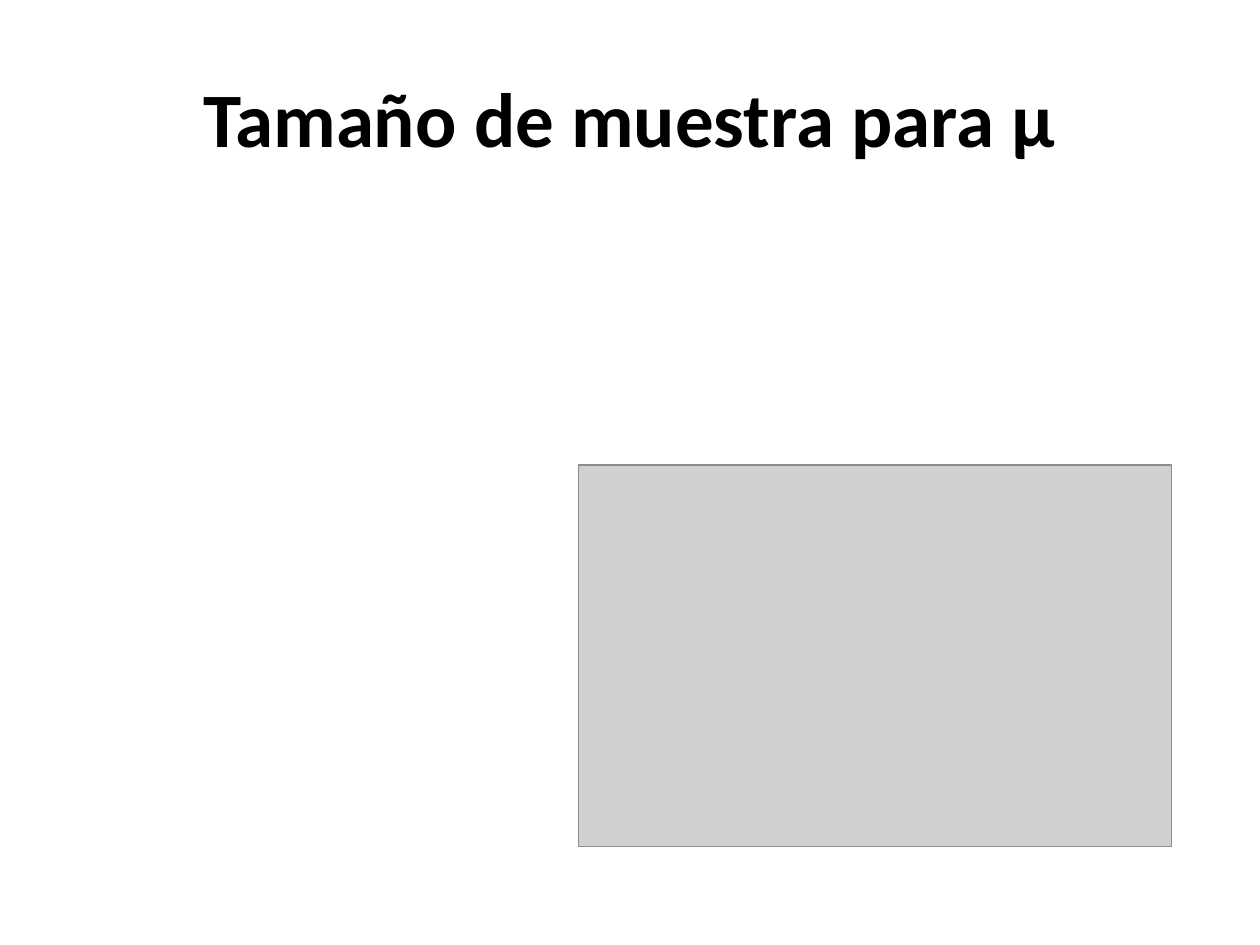
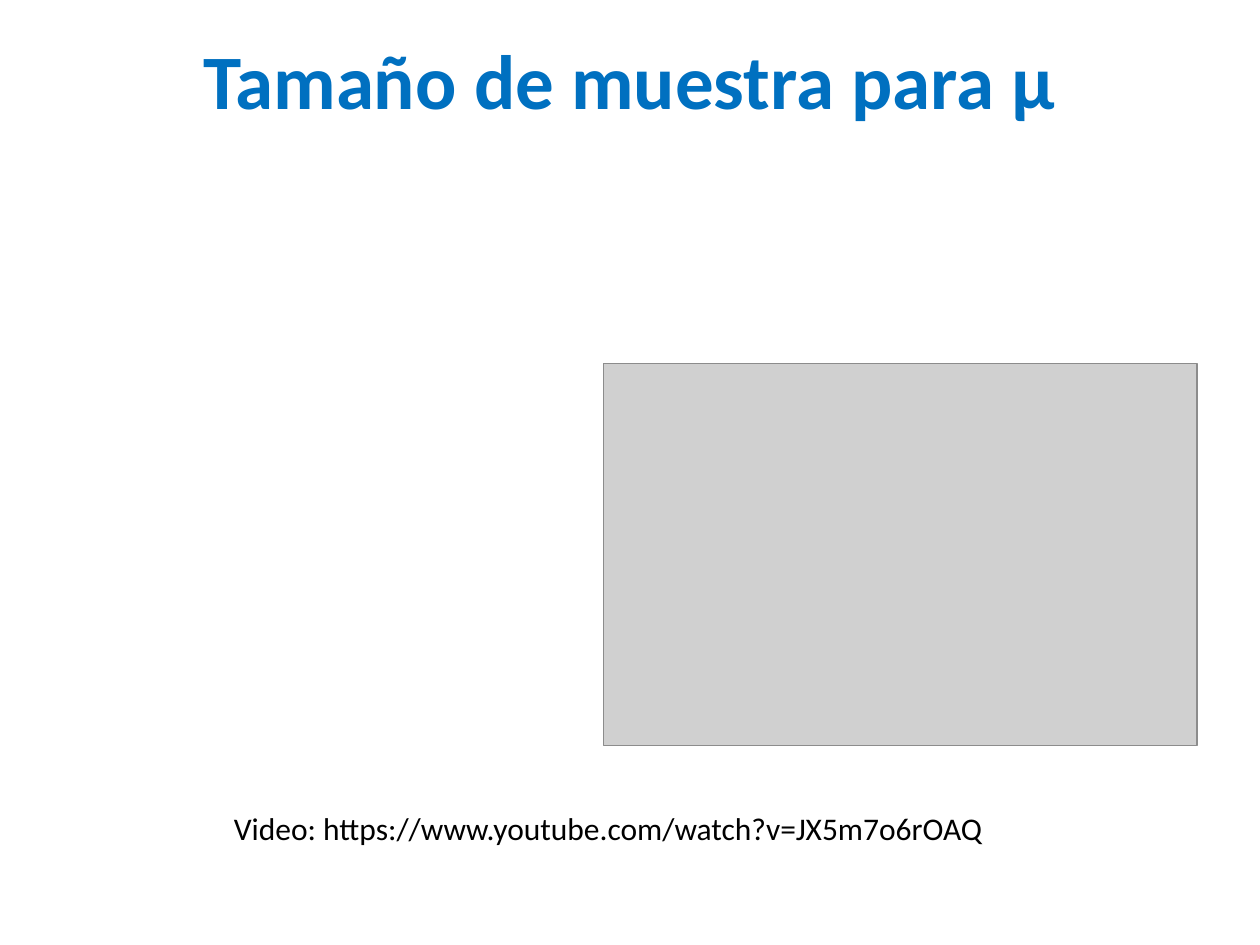
Before and after one commit to estadisticaITM/estadisticaITM.github.io, a slide deck: slide 20 of Tamaños de muestra.pptx (slide 19 before the commit). Drawn at 1260x945 pixels with LibreOffice and Linux fonts; fonts in the diff are those of the drawing; grey boxes stand for pictures. Boxes give left, top, right and bottom in pixels: in the first picture for what was removed or moved away, otherwise in the second. Text is boxed around its words. In the diff, an @@ line names an element or a change of style, - is before the commit and + after.

```diff
--- a/Tamaños de muestra.pptx
+++ b/Tamaños de muestra.pptx
@@ title "Tamaño de muestra para µ": place and size @@
-title "Tamaño de muestra para µ" at box(203, 93, 1055, 159)
+title "Tamaño de muestra para µ" at box(203, 55, 1055, 121)
@@ title "Tamaño de muestra para µ" at box(203, 55, 1055, 121): text colour #000000 to #0070C0 @@
@@ picture: place and size @@
-picture at box(578, 465, 1172, 847)
+picture at box(604, 364, 1197, 746)
@@ text added at box(234, 818, 982, 845), 18 pt, text #000000 @@
+Video: https://www.youtube.com/watch?v=JX5m7o6rOAQ
```
Also in this commit, not shown: 6 other slides changed, 4 slides added, 2 slides removed, 28 other files.
